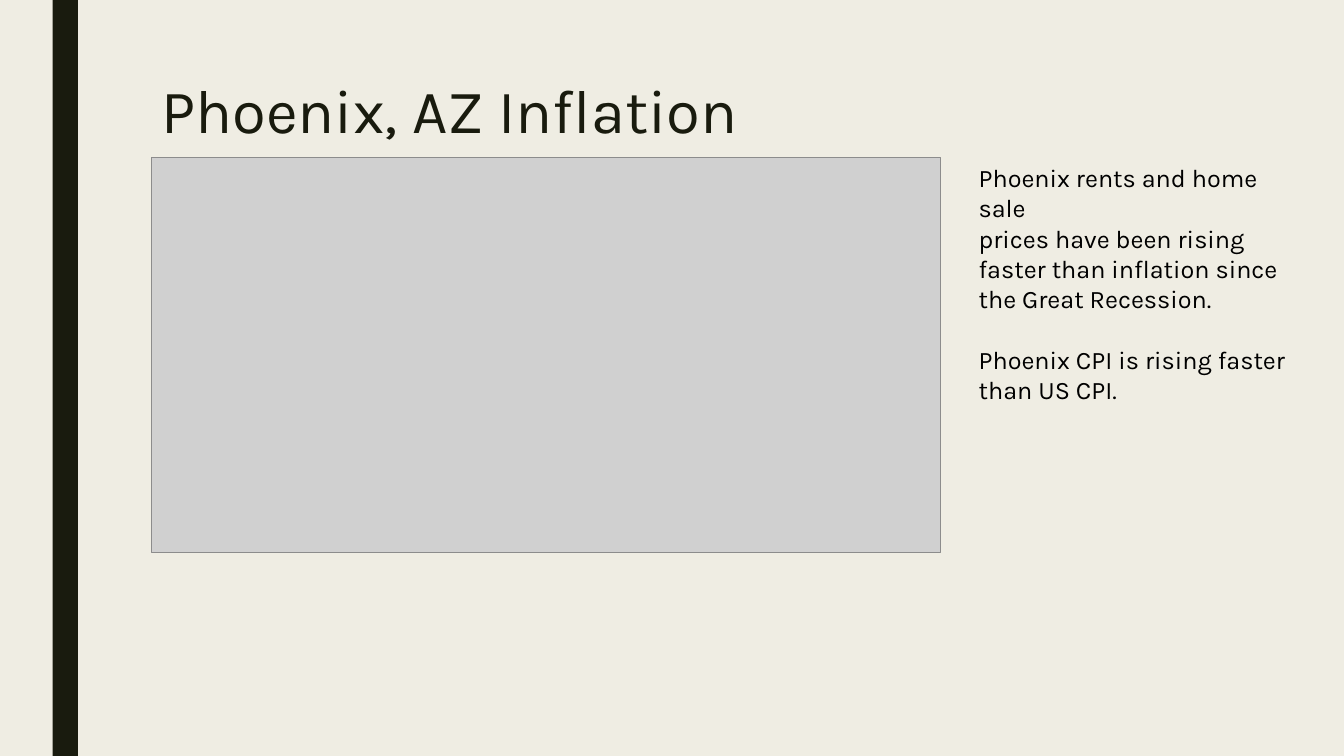
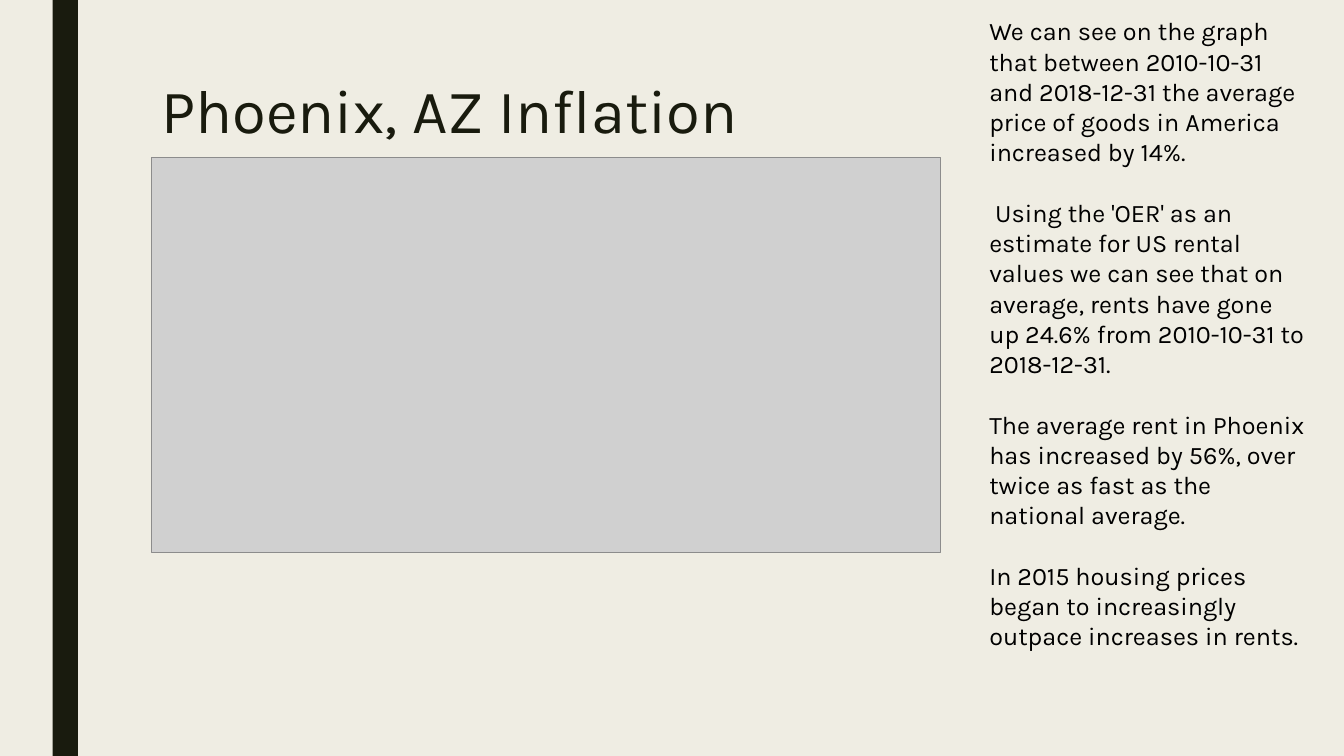
Before and after one commit to janinewhite/Proletariats, a slide deck: slide 6 of Presentation/Analysis of Phoenix AZ Real Estate Trends.pptx. Drawn at 1344x756 pixels with LibreOffice and Linux fonts; fonts in the diff are those of the drawing; grey boxes stand for pictures. Boxes give left, top, right and bottom in pixels: in the first picture for what was removed or moved away, otherwise in the second. Text is boxed around its words. In the diff, an @@ line names an element or a change of style, - is before the commit and + after.

Commit message:
final

```diff
--- a/Presentation/Analysis of Phoenix AZ Real Estate Trends.pptx
+++ b/Presentation/Analysis of Phoenix AZ Real Estate Trends.pptx
@@ text at (989,22,1304,651): text changed @@
-Phoenix rents and home sale
-prices have been rising faster than inflation since the Great Recession.
-Phoenix CPI is rising faster than US CPI.
+We can see on the graph that between 2010-10-31 and 2018-12-31 the average price of goods in America increased by 14%.
+Using the 'OER' as an estimate for US rental values we can see that on average, rents have gone up 24.6% from 2010-10-31 to 2018-12-31.
+The average rent in Phoenix has increased by 56%, over twice as fast as the national average.
+In 2015 housing prices began to increasingly outpace increases in rents.
```
